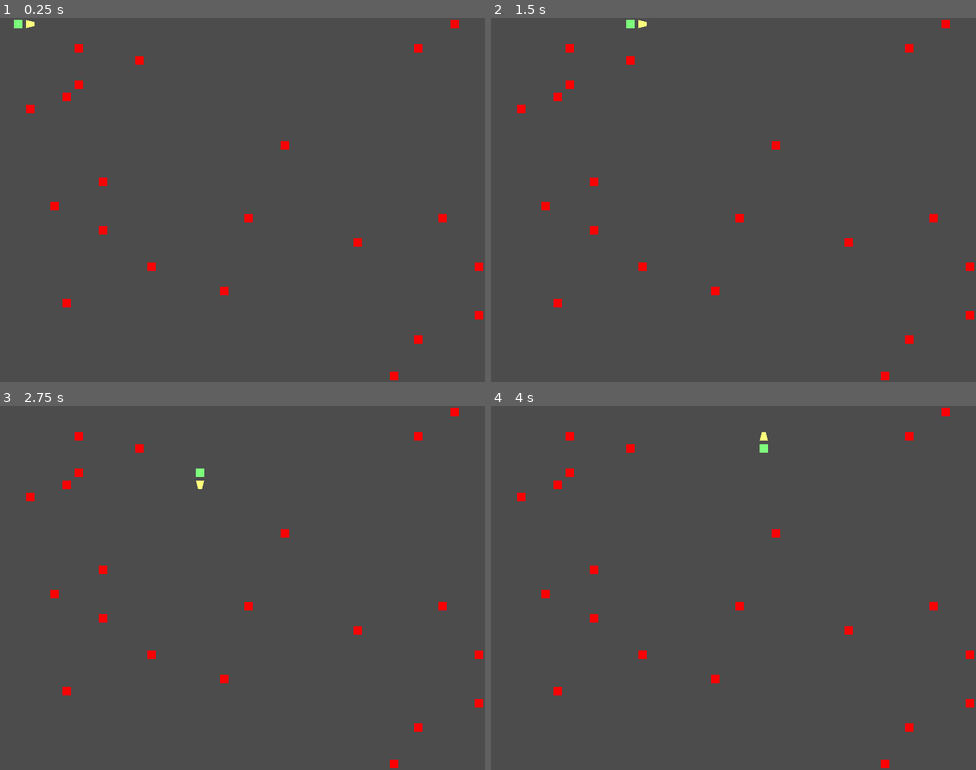
Above: before the commit, frames 1-4 (two rows, left to right).
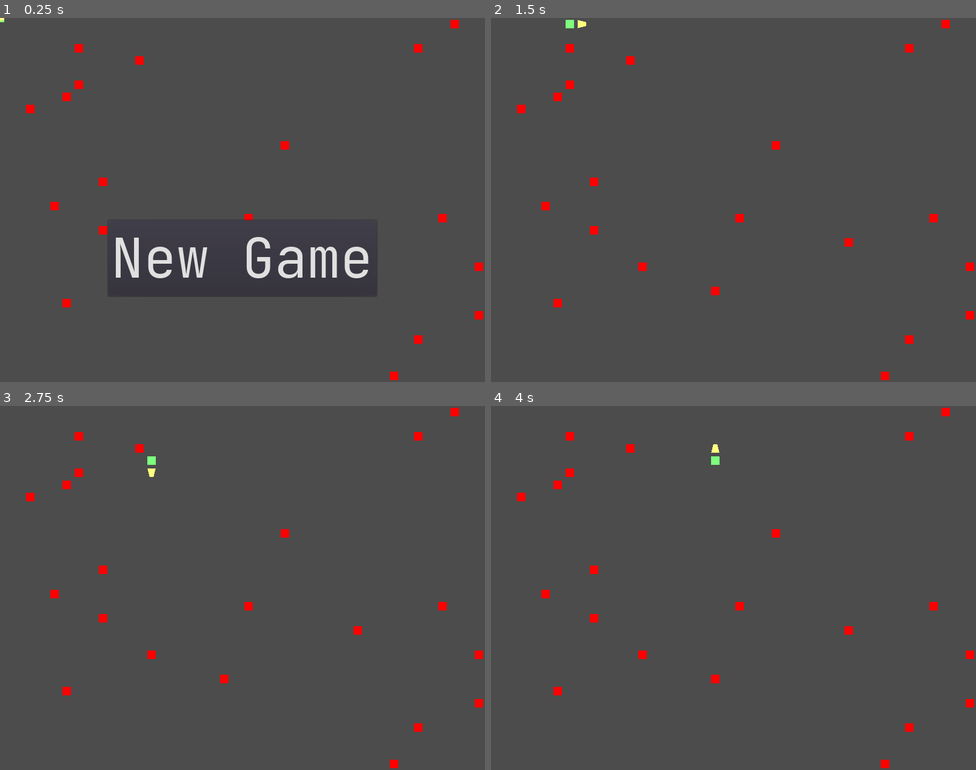
Above: after the commit, the same moments.

Repository: asurkis/godot-snake
Game: Godot game, scene res://main.tscn
Two runs of this game, one before a commit and one after it. Both use one fixed random seed, a clock stepped at 60 frames per second and the inputs below.
Inputs (mouse positions are in pixels of both pictures, inside the frame that each line leads up to):
- Up to frame 1 (0.25 s): no input
- Up to frame 2 (1.5 s): click (733, 258) at 0.5 s, where only the run after the commit has a clickable "New Game"; hold Right (ui_right) from 1.28 s (still down)
- Up to frame 3 (2.75 s): release Right (ui_right) at 2.03 s; hold Down (ui_down) from 2.03 s (still down)
- Up to frame 4 (4 s): tap Enter at 2.75 s; release Down (ui_down) at 2.78 s; hold Right (ui_right) 2.78-3.53 s; tap Space at 3.5 s; hold Up (ui_up) from 3.53 s (still down)

The runs differ from the first frame. In frame 1, 2.1% of the frame differs, in the area x 0-78%, y 0-77%; in frame 2, 0.1%; in frame 3, 0.1%; in frame 4, 0.1%.

Commit message:
Add interface

Diff:
--- a/head.gd
+++ b/head.gd
@@ -28,6 +28,7 @@
 
 func new_game():
 	monitoring = false
+	$Tail.drop(0)
 
 
 func expand(fragment):
--- a/head.tscn
+++ b/head.tscn
@@ -20,6 +20,7 @@
 shape = SubResource( 1 )
 
 [node name="Polygon2D" type="Polygon2D" parent="."]
+z_index = 1
 color = Color( 1, 1, 0.498039, 1 )
 polygon = PoolVector2Array( -8, -8, 8, -4, 8, 4, -8, 8 )
 
--- /dev/null
+++ b/hud.gd
@@ -0,0 +1,25 @@
+extends CanvasLayer
+
+signal new_game
+
+
+func _ready():
+	pass
+
+
+func show():
+	$Button.show()
+	$Label.show()
+
+
+func hide():
+	$Button.hide()
+	$Label.hide()
+
+
+func update_score(score):
+	$Label.text = "Score: %d" % score
+
+
+func _on_Button_pressed():
+	emit_signal("new_game")
--- /dev/null
+++ b/hud.tscn
@@ -0,0 +1,47 @@
+[gd_scene load_steps=6 format=2]
+
+[ext_resource path="res://JetBrainsMono-Regular.ttf" type="DynamicFontData" id=1]
+[ext_resource path="res://hud.gd" type="Script" id=2]
+
+[sub_resource type="DynamicFont" id=1]
+size = 108
+font_data = ExtResource( 1 )
+
+[sub_resource type="InputEventAction" id=2]
+action = "ui_select"
+
+[sub_resource type="ShortCut" id=3]
+shortcut = SubResource( 2 )
+
+[node name="HUD" type="CanvasLayer"]
+script = ExtResource( 2 )
+
+[node name="Button" type="Button" parent="."]
+anchor_left = 0.5
+anchor_top = 0.5
+anchor_right = 0.5
+anchor_bottom = 0.5
+margin_left = -266.0
+margin_top = 40.0
+margin_right = 266.0
+margin_bottom = 190.0
+custom_fonts/font = SubResource( 1 )
+shortcut = SubResource( 3 )
+text = "New Game"
+__meta__ = {
+"_edit_use_anchors_": false
+}
+
+[node name="Label" type="Label" parent="."]
+anchor_top = 0.5
+anchor_right = 1.0
+anchor_bottom = 0.5
+margin_top = -184.0
+margin_bottom = -40.0
+custom_fonts/font = SubResource( 1 )
+align = 1
+__meta__ = {
+"_edit_use_anchors_": false
+}
+
+[connection signal="pressed" from="Button" to="." method="_on_Button_pressed"]
--- a/main.gd
+++ b/main.gd
@@ -4,19 +4,24 @@
 
 const Food = preload("res://food.tscn")
 const Tail = preload("res://tail.tscn")
+var score: int
 
 
 func _ready():
-	new_game()
-
-
-func new_game():
 	for _i in range(food_amount):
 		add_child(Food.instance())
 
 
+func new_game():
+	score = 0
+	$Head.new_game()
+	$GameTimer.start()
+	$HUD.hide()
+
+
 func game_over():
-	pass
+	$GameTimer.stop()
+	$HUD.show()
 
 
 func _on_GameTimer_timeout():
@@ -24,5 +29,7 @@
 	pass # Replace with function body.
 
 
-func _on_Head_ate(food):
+func _on_Head_ate(_food):
+	score += 1
+	$HUD.update_score(score)
 	$Head.expand(Tail.instance())
--- a/main.tscn
+++ b/main.tscn
@@ -1,8 +1,9 @@
-[gd_scene load_steps=4 format=2]
+[gd_scene load_steps=5 format=2]
 
 [ext_resource path="res://food.tscn" type="PackedScene" id=1]
 [ext_resource path="res://head.tscn" type="PackedScene" id=2]
 [ext_resource path="res://main.gd" type="Script" id=3]
+[ext_resource path="res://hud.tscn" type="PackedScene" id=4]
 
 [node name="Main" type="Node"]
 script = ExtResource( 3 )
@@ -14,8 +15,10 @@
 
 [node name="GameTimer" type="Timer" parent="."]
 wait_time = 0.125
-autostart = true
+
+[node name="HUD" parent="." instance=ExtResource( 4 )]
 
 [connection signal="ate" from="Head" to="." method="_on_Head_ate"]
 [connection signal="died" from="Head" to="." method="game_over"]
 [connection signal="timeout" from="GameTimer" to="." method="_on_GameTimer_timeout"]
+[connection signal="new_game" from="HUD" to="." method="new_game"]
--- a/tail.gd
+++ b/tail.gd
@@ -17,6 +17,14 @@
 	if next == null:
 		next = fragment
 		next.move_tail($Sprite.position)
-		add_child(next)
+		call_deferred("add_child", next)
 	else:
 		next.expand(fragment)
+
+
+func drop(length):
+	if length == 0:
+		remove_child(next)
+		next = null
+	else:
+		next.drop(length - 1)
Binary file added: JetBrainsMono-Regular.ttf
